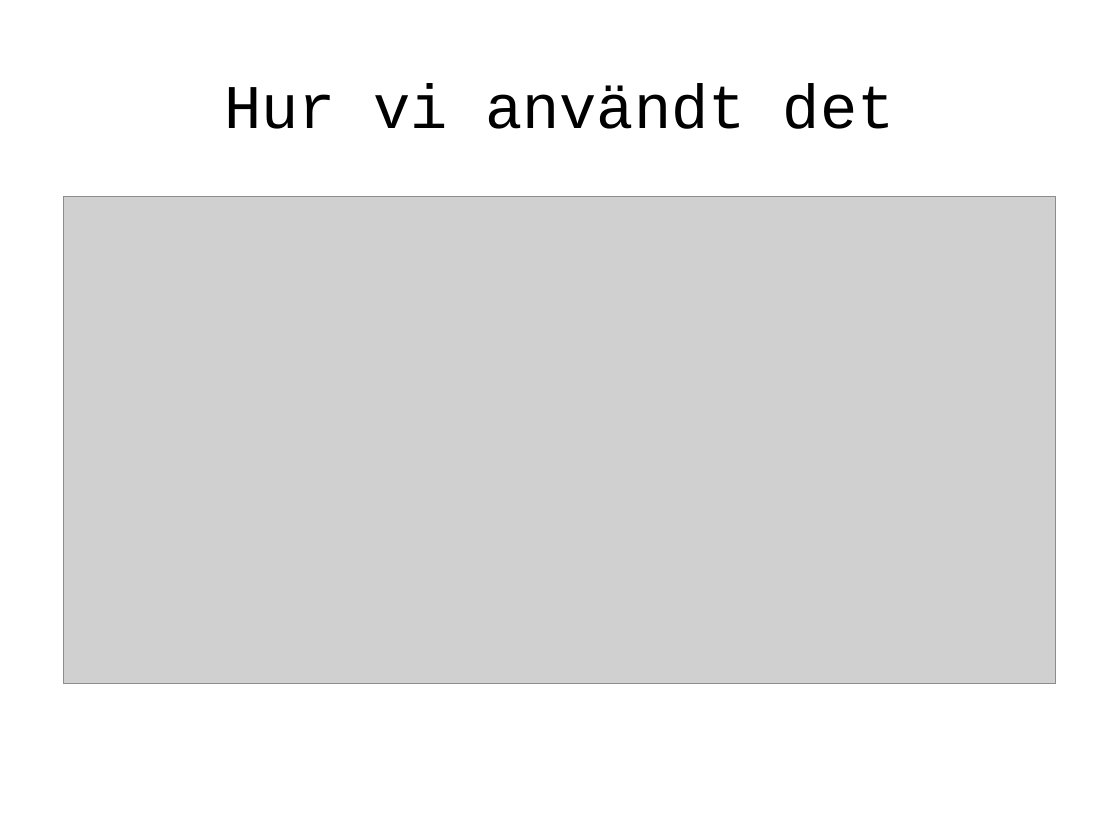
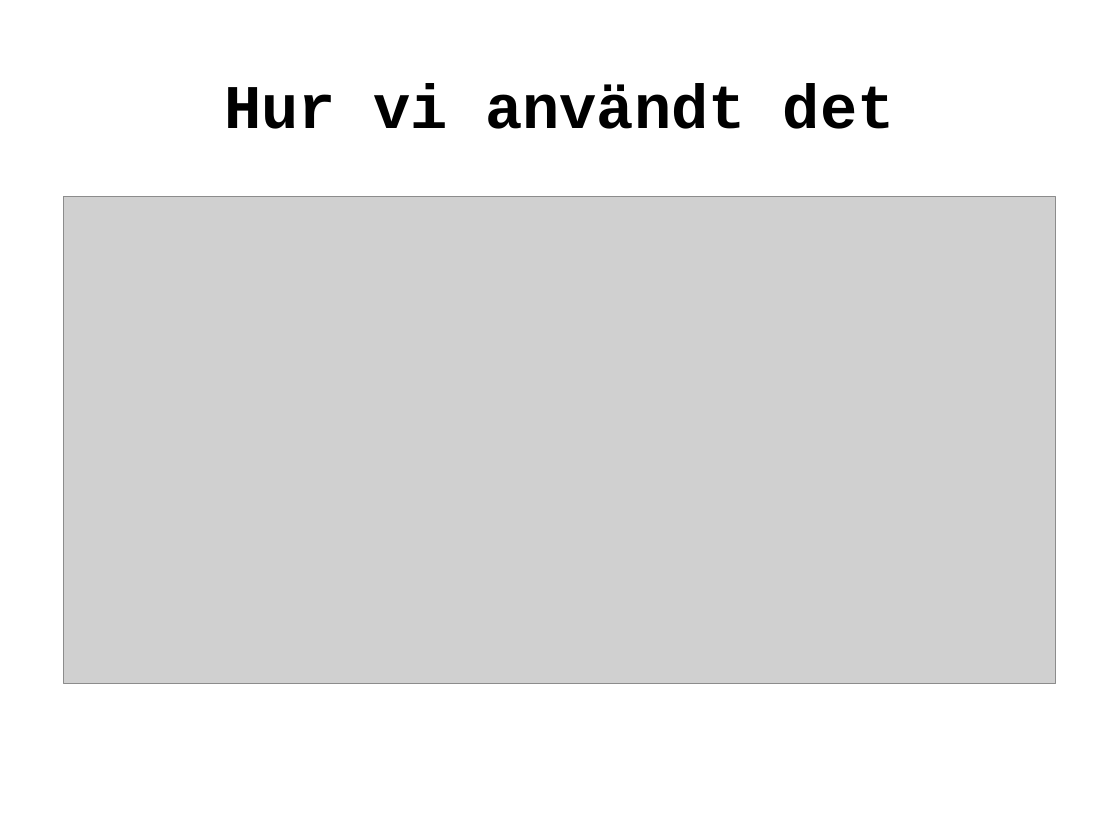
Before and after one commit to erlaan/git2web, a slide deck: slide 5 of log/presentation.odp. Drawn at 1120x840 pixels with LibreOffice and Linux fonts; fonts in the diff are those of the drawing; grey boxes stand for pictures. Boxes give left, top, right and bottom in pixels: in the first picture for what was removed or moved away, otherwise in the second. Text is boxed around its words. In the diff, an @@ line names an element or a change of style, - is before the commit and + after.

```diff
--- a/log/presentation.odp
+++ b/log/presentation.odp
@@ title "Hur vi användt det" at <box>224,84,895,129</box>: bold on @@
```
Also in this commit, not shown: 4 other slides changed, 3 slides added, 2 slides removed, 4 other files.
